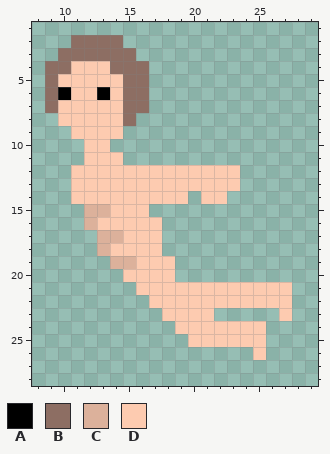
Two versions of one pixel-art file, Assets/Art/Player/Dash/Player_Dash_Left.aseprite. The picture above was drawn from the file before the commit.
32x32 pixels, 1 frame. Pixels under 10% opacity are left out. Shown: x 8..29, y 1..28.
Visible layers, top first: "Hair/Hair", "Eyes/Eyes", "Body Parts/Head", "Body Parts/Chest", "Body Parts/Left Arm", "Body Parts/Right Arm", "Body Parts/Left Leg", "Body Parts/Right Leg", "FX".
Palette (. is transparent): A #000000  B #8d6e63  C #dcb19b  D #fdcbb0
Pixels before, first column x 9:
 2 ..BBBB.............
 3 .BBBBBB............
 4 BBDDDBBB...........
 5 BDDDDDBB...........
 6 BADDADBB...........
 7 BDDDDDBB...........
 8 .DDDDDB............
 9 ..DDDD.............
10 ...DD..............
11 ...DDD.............
12 ..DDDDDDDDDDDDD....
13 ..DDDDDDDDDDDDD....
14 ..DDDDDDDDD.DD.....
15 ...CCDDD...........
16 ...CDDDDD..........
17 ....CCDDD..........
18 ....CDDDD..........
19 .....CCDDD.........
20 ......DDDD.........
21 .......DDDDDDDDDDDD
22 ........DDDDDDDDDDD
23 .........DDDD.....D
24 ..........DDDDDDD..
25 ...........DDDDDD..
26 ................D..
After the commit:
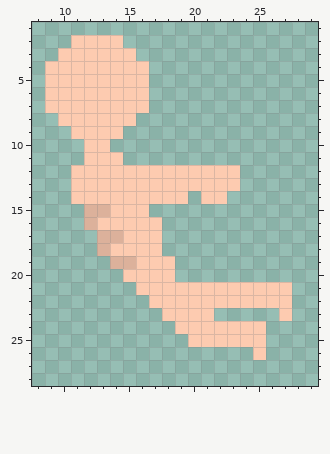
Diff:
{"change": "layer \"Eyes/Eyes\" now hidden"}
{"change": "layer \"Hair/Hair\" now hidden"}
{"change": "layer \"Body Parts/Head\" removed"}
{"y":2,"x":11,"old":"BBBB","new":"DDDD"}
{"y":3,"x":10,"old":"BBBBBB","new":"DDDDDD"}
{"y":4,"x":9,"old":"BB","new":"DD"}
{"y":4,"x":14,"old":"BBB","new":"DDD"}
{"y":5,"x":9,"old":"B","new":"D"}
{"y":5,"x":15,"old":"BB","new":"DD"}
{"y":6,"x":9,"old":"BA","new":"DD"}
{"y":6,"x":13,"old":"A","new":"D"}
{"y":6,"x":15,"old":"BB","new":"DD"}
{"y":7,"x":9,"old":"B","new":"D"}
{"y":7,"x":15,"old":"BB","new":"DD"}
{"y":8,"x":15,"old":"B","new":"D"}
